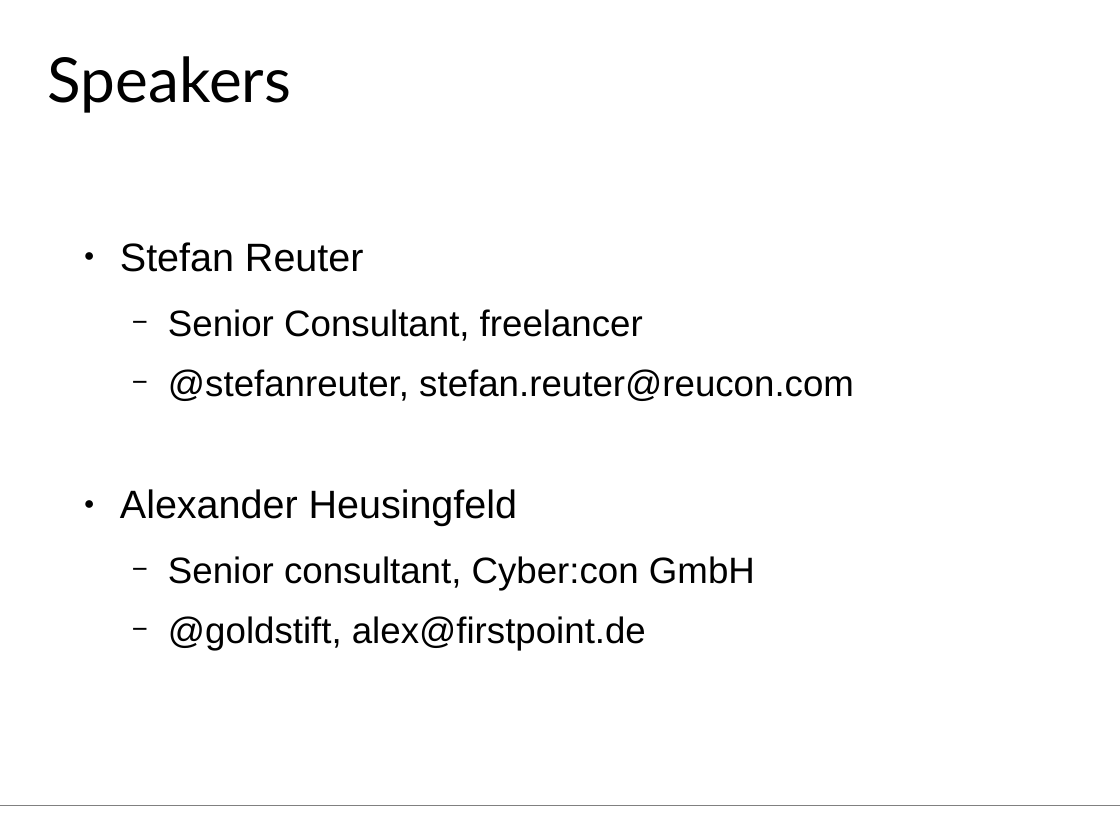
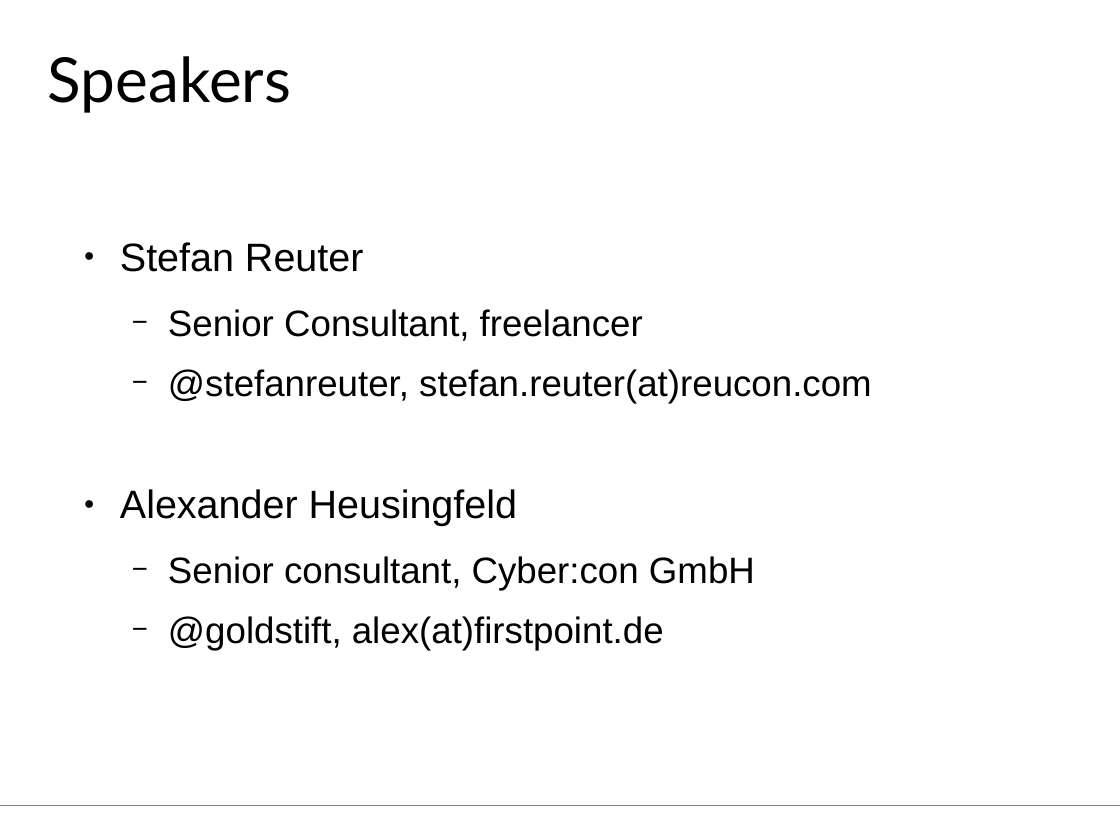
Before and after one commit to aheusingfeld/javaone2012, a slide deck: slide 2 of slides/eai-slides.odp. Drawn at 1120x840 pixels with LibreOffice and Linux fonts; fonts in the diff are those of the drawing. Boxes give left, top, right and bottom in pixels: in the first picture for what was removed or moved away, otherwise in the second. Text is boxed around its words. In the diff, an @@ line names an element or a change of style, - is before the commit and + after.

```diff
--- a/slides/eai-slides.odp
+++ b/slides/eai-slides.odp
@@ text at (x1=168, y1=369, x2=872, y2=403): text changed @@
-  − @stefanreuter, stefan.reuter@reucon.com
+  − @stefanreuter, stefan.reuter(at)reucon.com
@@ text at (x1=168, y1=616, x2=664, y2=650): text changed @@
-  − @goldstift, alex@firstpoint.de
+  − @goldstift, alex(at)firstpoint.de
```
Also in this commit, not shown: 1 other file.
